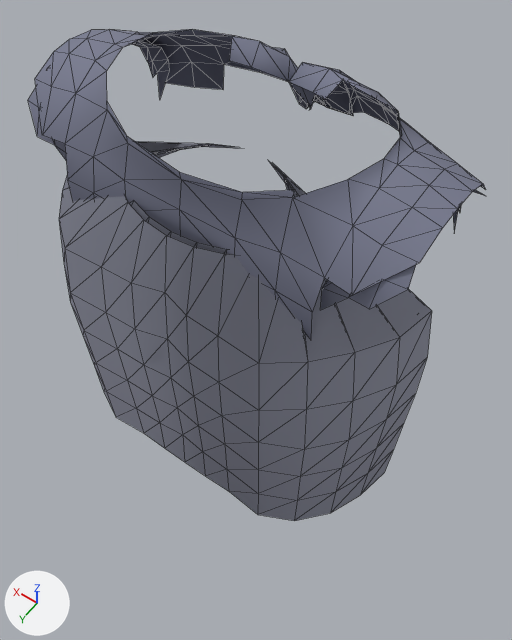
Before and after pictures for a commit that changed the glTF model assets/models/outfits/wear/storm_mantle_peasant_male.gltf.
One viewpoint serves both versions: a camera (50 mm lens) standing at (-0.324, 0.497, 1.939) and looking at (-0.024, 0.078, 1.28). Arrows for +X, +Y and +Z are at lower left; the lights stay in place. The picture after the commit comes second. Mesh edges are drawn as thin lines. Vertices at exactly the same position are counted once.

In view in the first picture: 'storm_mantle_peasant_male'.
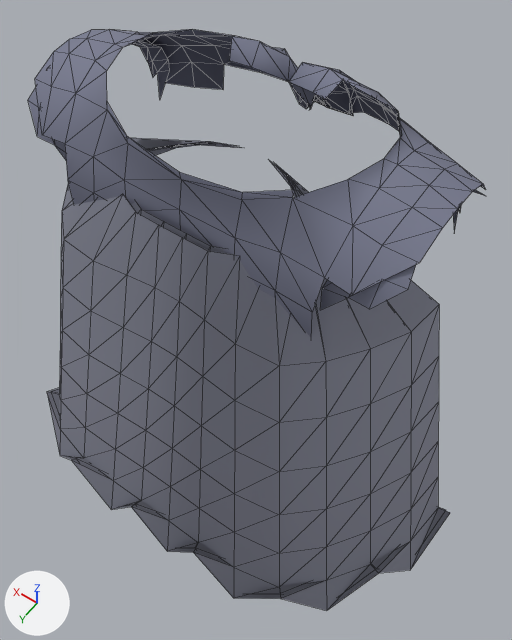
Pixel boxes [x1, y1, x2, y2] of what changed, in the pictures (512 x 640 px):
'storm_mantle_peasant_male', reshaped (18% taller)
    before: [28, 29, 485, 521]
    after: [28, 29, 485, 611]
part 1 of me_storm_mantle_peasant_male, rebuilt (mostly hidden afterwards)
    before: [59, 141, 432, 521]
    after: [51, 143, 446, 594]
part 2 of me_storm_mantle_peasant_male, rebuilt (mostly hidden before)
    before: [128, 145, 290, 254]
    after: [47, 138, 450, 611]

The change, as a diff of the scene's bpy script:
```diff
--- a/assets/models/outfits/wear/storm_mantle_peasant_male.gltf.py
+++ b/assets/models/outfits/wear/storm_mantle_peasant_male.gltf.py
@@ me_storm_mantle_peasant_male @@
 # used by ob_storm_mantle_peasant_male; location = (0.0, 0.0, 0.0)
-me_storm_mantle_peasant_male.from_pydata(...)  # 421 vertices, 640 faces; spans x -0.226..0.225, y -0.094..0.214, z 1.092..1.571
+me_storm_mantle_peasant_male.from_pydata(...)  # 467 vertices, 724 faces; spans x -0.313..0.312, y -0.094..0.286, z 0.989..1.571
+# me_storm_mantle_peasant_male part 1: the loose piece of 105 vertices spanning x -0.226..0.225, y 0.045..0.214, z 1.092..1.49 is rebuilt with 128 vertices and now spans x -0.307..0.306, y 0.043..0.28, z 0.989..1.49
+# me_storm_mantle_peasant_male part 2: the loose piece of 105 vertices spanning x -0.22..0.219, y 0.044..0.209, z 1.092..1.49 is rebuilt with 128 vertices and now spans x -0.313..0.312, y 0.044..0.286, z 0.989..1.49
 me_storm_mantle_peasant_male.materials.append(mat_feather)
```
